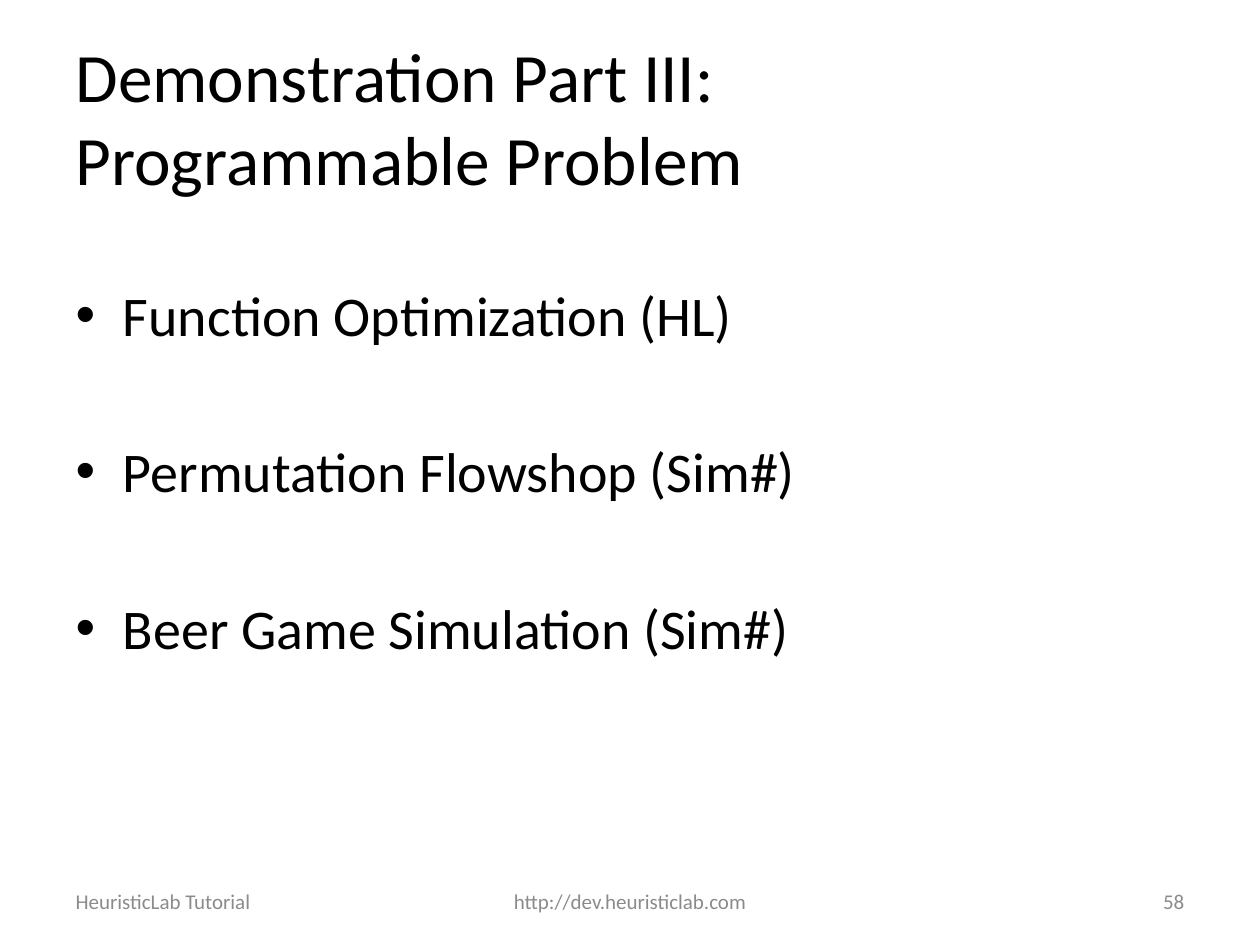
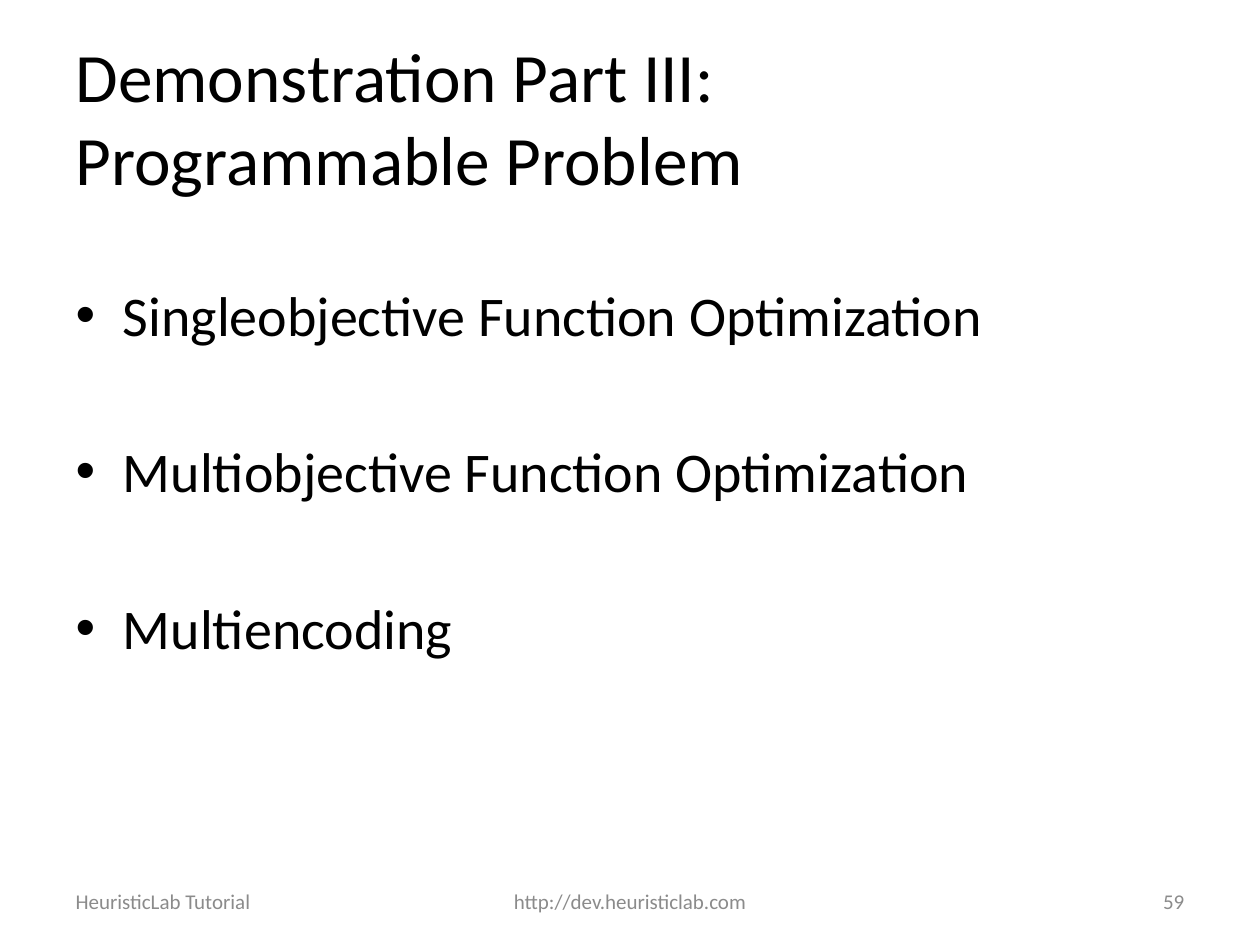
Before and after one commit to heal-research/HeuristicLab, a slide deck: slide 59 of documentation/Tutorials/Optimizing External Applications with HeuristicLab.pptx (slide 58 before the commit). Drawn at 1260x945 pixels with LibreOffice and Linux fonts; fonts in the diff are those of the drawing; background and template pictures are left out. Boxes give left, top, right and bottom in pixels: in the first picture for what was removed or moved away, otherwise in the second. Text is boxed around its words. In the diff, an @@ line names an element or a change of style, - is before the commit and + after.

Commit message:
added slides for programmable problem

```diff
--- a/documentation/Tutorials/Optimizing External Applications with HeuristicLab.pptx
+++ b/documentation/Tutorials/Optimizing External Applications with HeuristicLab.pptx
@@ text at (x1=123, y1=297, x2=982, y2=659): text changed @@
-• Function Optimization (HL)
-• Permutation Flowshop (Sim#)
-• Beer Game Simulation (Sim#)
+• Singleobjective Function Optimization
+• Multiobjective Function Optimization
+• Multiencoding
@@ page number at (x1=1163, y1=895, x2=1184, y2=909): text changed @@
-58
+59
```
Also in this commit, not shown: 1 other slide changed, 22 slides added.
